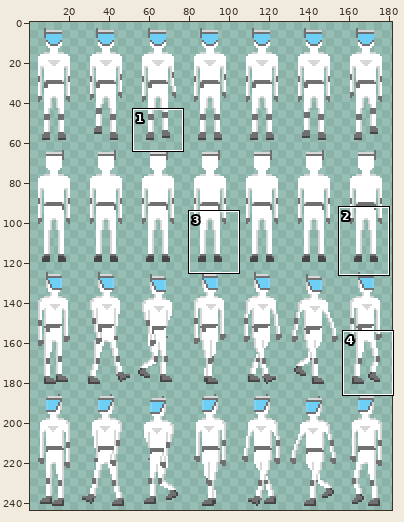
A sprite sheet gets an edit: Project F/Assets/Sprites/Chars/MainCharSheet.png. Above, an overview of the earlier version with the close-up marked.
Close-up. Earlier state:
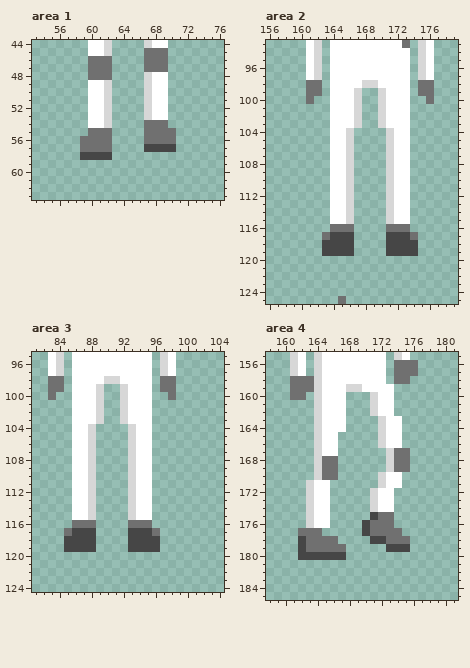
The file is 182x244 pixels. Shown: area 1: x 53..76, y 44..63; area 2: x 156..179, y 93..125; area 3: x 81..104, y 95..124; area 4: x 158..181, y 155..185. The wide view leaves out empty margins. The commit also changed other parts of the picture, which this record leaves out.
Now the later version:
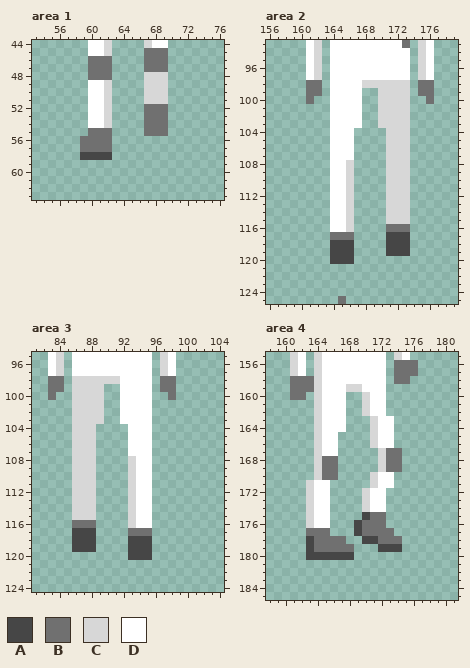
Palette (. is transparent): A #464646  B #707070  C #d7d7d7  D #ffffff
From old to new:
--- area 1
@@ x 65..72 @@
 47 ..BBB...
-48 ..CDD...
-49 ..CDD...
-50 ..CDD...
-51 ..CDD...
-52 ..CDD...
-53 ..CDD...
+48 ..CCC...
+49 ..CCC...
+50 ..CCC...
+51 ..CCC...
+52 ..BBB...
+53 ..BBB...
 54 ..BBB...
-55 ..BBBB..
-56 ..BBBB..
-57 ..AAAA..
+55 ..BBB...
+56 ........
+57 ........
 58 ........
--- area 2
@@ x 161..176 @@
  97 DC.DDDDDDDDDD.CD
- 98 BB.DDDDCCDDDD.BB
- 99 BB.DDDC..CDDD.BB
-100 B..DDDC..CDDD..B
-101 ...DDDC..CDDD...
-102 ...DDDC..CDDD...
-103 ...DDDC..CDDD...
-104 ...DDC....CDD...
-105 ...DDC....CDD...
-106 ...DDC....CDD...
-107 ...DDC....CDD...
-108 ...DDC....CDD...
-109 ...DDC....CDD...
-110 ...DDC....CDD...
-111 ...DDC....CDD...
-112 ...DDC....CDD...
-113 ...DDC....CDD...
-114 ...DDC....CDD...
-115 ...DDC....CDD...
-116 ...BBB....BBB...
-117 ..BAAA....AAAB..
-118 ..AAAA....AAAA..
-119 ..AAAA....AAAA..
-120 ................
+ 98 BB.DDDDCCCCCC.BB
+ 99 BB.DDDD..CCCC.BB
+100 B..DDDD..CCCC..B
+101 ...DDDD..CCCC...
+102 ...DDDD..CCCC...
+103 ...DDDD..CCCC...
+104 ...DDD....CCC...
+105 ...DDD....CCC...
+106 ...DDD....CCC...
+107 ...DDD....CCC...
+108 ...DDC....CCC...
+109 ...DDC....CCC...
+110 ...DDC....CCC...
+111 ...DDC....CCC...
+112 ...DDC....CCC...
+113 ...DDC....CCC...
+114 ...DDC....CCC...
+115 ...DDC....CCC...
+116 ...DDC....BBB...
+117 ...BBB....AAA...
+118 ...AAA....AAA...
+119 ...AAA....AAA...
+120 ...AAA..........
 121 ................
--- area 3
@@ x 83..98 @@
  97 DC.DDDDDDDDDD.CD
- 98 BB.DDDDCCDDDD.BB
- 99 BB.DDDC..CDDD.BB
-100 B..DDDC..CDDD..B
-101 ...DDDC..CDDD...
-102 ...DDDC..CDDD...
-103 ...DDDC..CDDD...
-104 ...DDC....CDD...
-105 ...DDC....CDD...
-106 ...DDC....CDD...
-107 ...DDC....CDD...
-108 ...DDC....CDD...
-109 ...DDC....CDD...
-110 ...DDC....CDD...
-111 ...DDC....CDD...
-112 ...DDC....CDD...
-113 ...DDC....CDD...
-114 ...DDC....CDD...
-115 ...DDC....CDD...
-116 ...BBB....BBB...
-117 ..BAAA....AAAB..
-118 ..AAAA....AAAA..
-119 ..AAAA....AAAA..
-120 ................
+ 98 BB.CCCCCCDDDD.BB
+ 99 BB.CCCC..DDDD.BB
+100 B..CCCC..DDDD..B
+101 ...CCCC..DDDD...
+102 ...CCCC..DDDD...
+103 ...CCCC..DDDD...
+104 ...CCC....DDD...
+105 ...CCC....DDD...
+106 ...CCC....DDD...
+107 ...CCC....DDD...
+108 ...CCC....CDD...
+109 ...CCC....CDD...
+110 ...CCC....CDD...
+111 ...CCC....CDD...
+112 ...CCC....CDD...
+113 ...CCC....CDD...
+114 ...CCC....CDD...
+115 ...CCC....CDD...
+116 ...BBB....CDD...
+117 ...AAA....BBB...
+118 ...AAA....AAA...
+119 ...AAA....AAA...
+120 ..........AAA...
 121 ................
--- area 4
@@ x 158..181 @@
 158 ...BBBCDDDDDDDD.BB......
-159 ...BBBCDDDCCDDDD........
-160 ...BB.CDDD...CDD........
-161 ......CDDD...CDD........
-162 ......CDDD...CDD........
-163 ......CDDD....CDD.......
-164 ......CDDD....CDD.......
-165 ......CDD.....CDD.......
-166 ......CDD.....CDD.......
-167 ......CDD......CBB......
-168 ......CBB......CBB......
-169 ......CBB......CBB......
-170 ......CBB.....CDD.......
-171 .....CDD......CDD.......
-172 .....CDD.....CDD........
-173 .....CDD.....CDD........
-174 .....CDD.....CDD........
-175 .....CDD.....ABB........
-176 .....CDD....ABBB........
-177 ....BBB.....ABBBB.......
-178 ....ABBBB....AABBB......
-179 ....ABBBBB.....AAA......
-180 ....AAAAAA..............
+159 ...BBBCDDDCCDDD.........
+160 ...BB.CDDD..CDD.........
+161 ......CDDD..CDD.........
+162 ......CDDD..CDD.........
+163 ......CDDD...CDD........
+164 ......CDDD...CDD........
+165 ......CDD....CDD........
+166 ......CDD....CDD........
+167 ......CDD.....CBB.......
+168 ......CBB.....CBB.......
+169 ......CBB.....CBB.......
+170 ......CBB....CDD........
+171 .....CDD.....CDD........
+172 .....CDD....CDD.........
+173 .....CDD....CDD.........
+174 .....CDD....CDD.........
+175 .....CDD....ABB.........
+176 .....CDD...ABBB.........
+177 .....BBB...ABBBB........
+178 .....ABBBB..AABBB.......
+179 .....ABBBBB...AAA.......
+180 .....AAAAAA.............
 181 ........................
Pixel boxes of the changes (left, top, right, bottom) in both close-ups:
changed: (144, 72, 176, 152)
changed: (322, 80, 418, 264)
changed: (64, 376, 160, 560)
changed: (298, 384, 410, 560)
